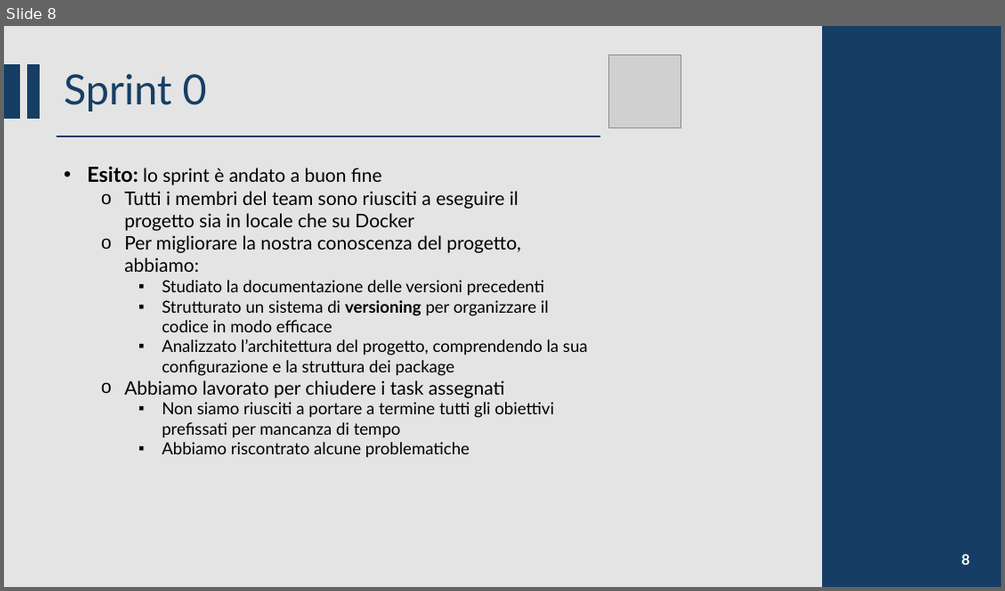
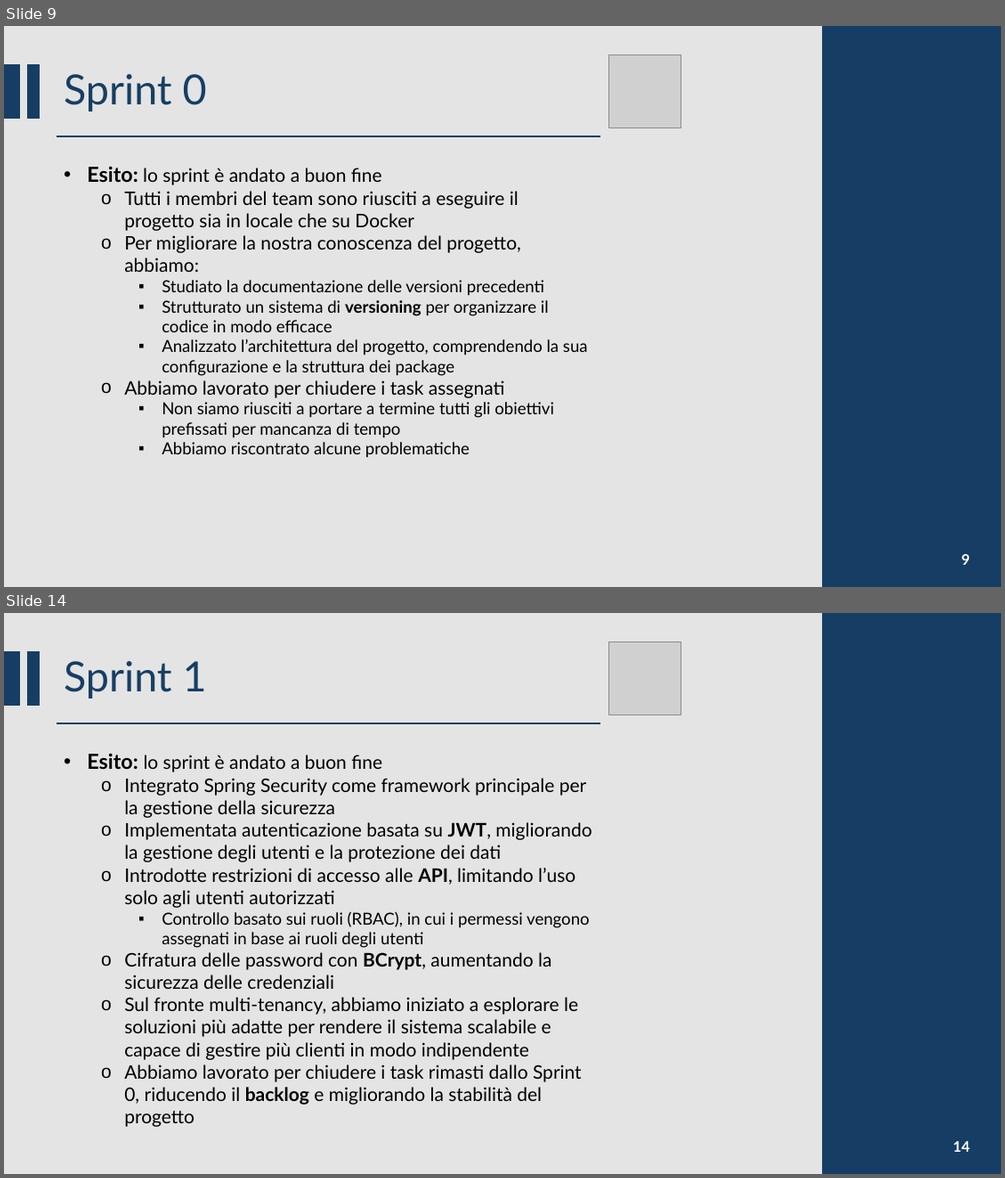
Before and after one commit to CSW-Teams/MS3-docs, a slide deck: ShiftsHappen/Sprint 5/CSW Sprint 5.pptm. Shown one above the other, each under a label of ours: slide 8 before the commit, slides 9 and 14 after it; the slides between them are not shown. The pictures are 1005x591 and 1005x1178 pixels, drawn with LibreOffice and Linux fonts; fonts in the diff are those of the drawing; grey boxes stand for pictures. Boxes give left, top, right and bottom in pixels: in the first picture for what was removed or moved away, otherwise in the second. Text is boxed around its words. In the diff, an @@ line names an element or a change of style, - is before the commit and + after.

Commit message:
Added slides for Sprint 1

```diff
--- a/ShiftsHappen/Sprint 5/CSW Sprint 5.pptm
+++ b/ShiftsHappen/Sprint 5/CSW Sprint 5.pptm
@@ slide 14 added at [4,613,1001,1174], background #D9D9D9 at 70% opacity @@
@@ rectangle added at [823,613,1001,1174], fill #163E64, outline #163E64 1.5 pt @@
@@ rectangle added at [4,652,20,705], fill #163E64, outline #163E64 1.5 pt @@
@@ rectangle added at [28,652,39,705], fill #163E64, outline #163E64 1.5 pt @@
@@ title added at [64,661,207,698], 40 pt, text #163E64 @@
+Sprint 1
@@ picture added at [609,642,681,714] @@
@@ line added from (57, 723) to (600, 723), #163E64 1.5 pt @@
@@ text added at [87,753,591,1127], 18 pt, text #000000 @@
+• Esito: lo sprint è andato a buon fine
+  o Integrato Spring Security come framework principale per la gestione della sicurezza
+  o Implementata autenticazione basata su JWT, migliorando la gestione degli utenti e la protezione dei dati
+  o Introdotte restrizioni di accesso alle API, limitando l’uso solo agli utenti autorizzati
+    ▪ Controllo basato sui ruoli (RBAC), in cui i permessi vengono assegnati in base ai ruoli degli utenti
+  o Cifratura delle password con BCrypt, aumentando la sicurezza delle credenziali
+  o Sul fronte multi-tenancy, abbiamo iniziato a esplorare le soluzioni più adatte per rendere il sistema scalabile e capace di gestire più clienti in modo indipendente
+  o Abbiamo lavorato per chiudere i task rimasti dallo Sprint 0, riducendo il backlog e migliorando la stabilità del progetto
@@ page number added at [953,1141,970,1151], 14 pt, text #FFFFFF, bold @@
+14
@@ what was slide 8 is now slide 9 @@
@@ page number at [962,554,970,564]: text changed @@
-8
+9
```
Also in this commit, not shown: 9 slides changed, 17 other slides added, 1 other file.
